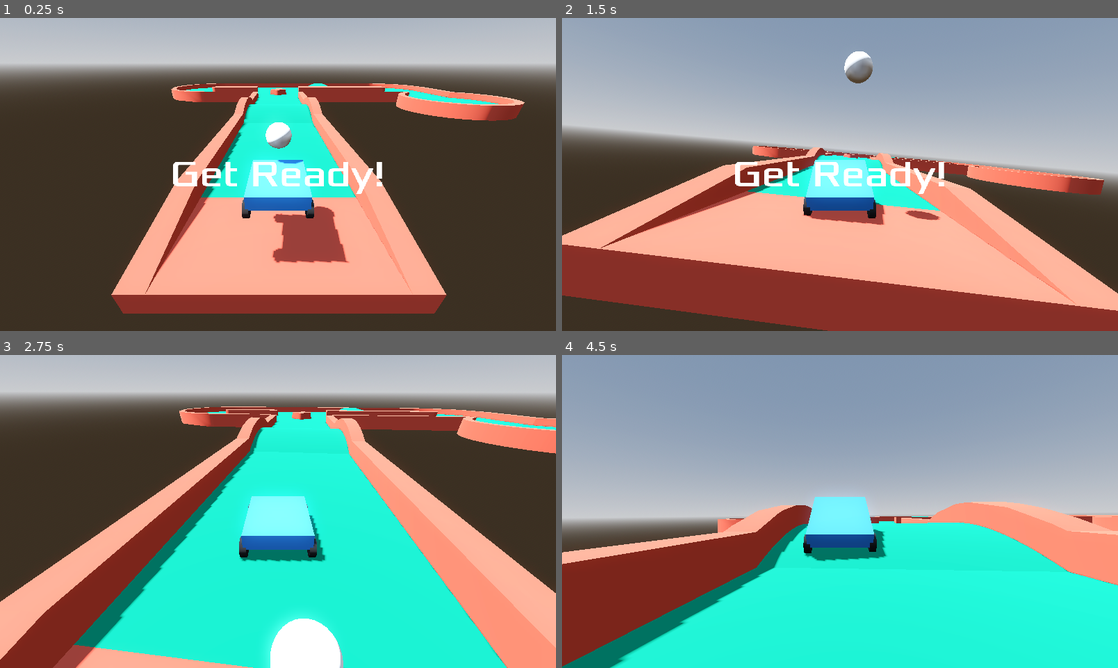
Above: before the commit, frames 1-4 (two rows, left to right).
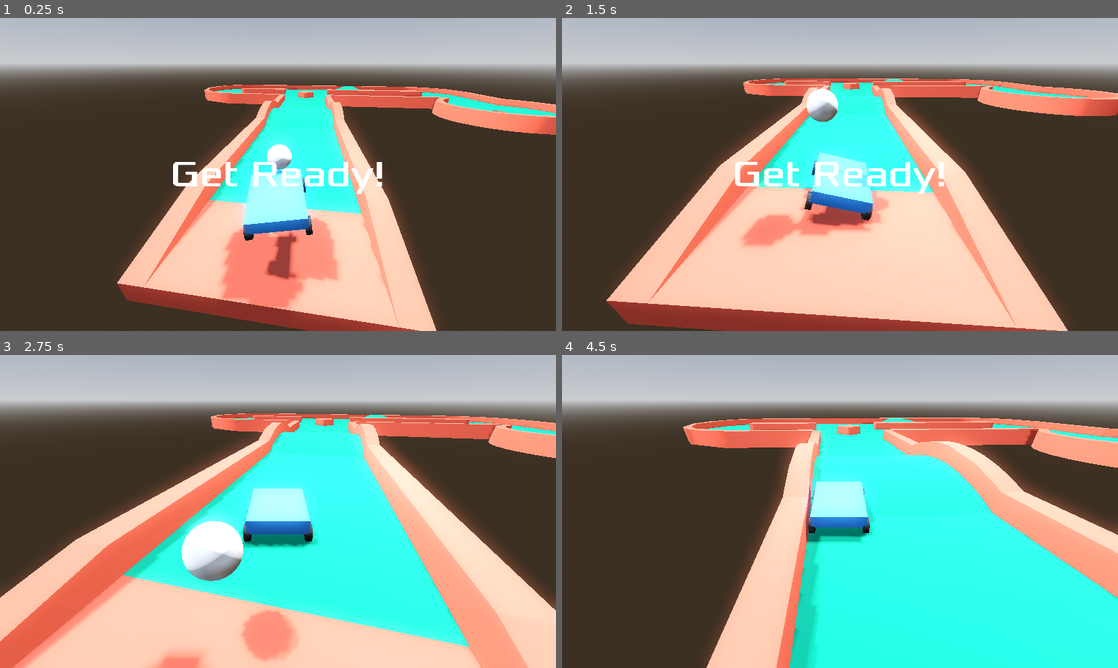
Above: after the commit, the same moments.

Repository: deecovan/v4-51-golf
Game: Godot game, scene res://Scenes/Main.tscn
The game is run twice, just before and just after one commit, with the same random seed, the same clock (stepped at 60 frames per second) and the same inputs.
Inputs (mouse positions are in pixels of both pictures, inside the frame that each line leads up to):
- Up to frame 1 (0.25 s): no input
- Up to frame 2 (1.5 s): move the mouse to (867, 174) at 0.52 s; hold Mouse wheel up (cam_zoom_in) 0.53-1.28 s; hold W (accelerate) from 0.53 s (still down); move the mouse to (812, 174) at 1.27 s; tap Mouse wheel down (cam_zoom_out) at 1.35 s
- Up to frame 3 (2.75 s): keep holding W (accelerate); move the mouse to (289, 505) at 2.02 s; hold Mouse wheel up (cam_zoom_in) from 2.03 s (still down)
- Up to frame 4 (4.5 s): keep holding W (accelerate); move the mouse to (834, 517) at 2.77 s; release Mouse wheel up (cam_zoom_in) at 2.78 s; tap Mouse wheel down (cam_zoom_out) at 2.85, 4.35 s; move the mouse to (878, 514) at 3.52 s; hold Mouse wheel up (cam_zoom_in) 3.53-4.28 s; move the mouse to (795, 508) at 4.27 s

The runs differ from the first frame. In frame 1, 29% of the frame differs, in the area x 20-100%, y 20-100%; in frame 2, 83%, in the area x 0-100%, y 0-100%; in frame 3, 60%; in frame 4, 79%.

Commit message:
Add Center of mass Juicy Export testing version

Diff:
--- a/Project/Scenes/Main.tscn
+++ b/Project/Scenes/Main.tscn
@@ -32,7 +32,15 @@
 
 [node name="DirectionalLight3D" type="DirectionalLight3D" parent="."]
 transform = Transform3D(-0.104528, 0.861281, -0.497261, 0, 0.5, 0.866025, 0.994522, 0.0905242, -0.0522642, 200, 200, 200)
+light_color = Color(0.73859, 0.73859, 0.73859, 1)
+light_energy = 0.6
+light_indirect_energy = 0.8
+light_specular = 2.0
 shadow_enabled = true
+shadow_transmittance_bias = 0.1
+shadow_blur = 2.0
+directional_shadow_split_3 = 0.4
+directional_shadow_blend_splits = true
 
 [node name="Course" type="GridMap" parent="."]
 mesh_library = ExtResource("2_kln2b")
@@ -50,18 +58,20 @@
 shape = SubResource("CylinderShape3D_pbw6q")
 debug_color = Color(1, 0, 1, 0.419608)
 
+[node name="UI" parent="." instance=ExtResource("4_rgh2o")]
+
 [node name="Tee" type="Marker3D" parent="."]
-transform = Transform3D(1, 0, 0, 0, 1, 0, 0, 0, 1, -5, 5.38639, -4)
+transform = Transform3D(1, 0, 0, 0, 1, 0, 0, 0, 1, -5, 5, -4)
 
 [node name="Ball" parent="." instance=ExtResource("3_kln2b")]
+transform = Transform3D(1, 0, 0, 0, 1, 0, 0, 0, 1, -5, 5, -4)
 mass = 0.3
 
-[node name="UI" parent="." instance=ExtResource("4_rgh2o")]
-
 [node name="CameraGimbal" parent="." instance=ExtResource("6_v1gob")]
+transform = Transform3D(1, 0, -1.74846e-07, 0, 1, 0, 1.74846e-07, 0, 1, -5, 5, -4)
 
 [node name="Vehicle" parent="." instance=ExtResource("10_bmxlf")]
-transform = Transform3D(-1, 0, 8.74228e-08, 0, 1, 0, -8.74228e-08, 0, -1, -5.02633, 3.94586, -3.54959)
+transform = Transform3D(-1, 0, 8.74228e-08, 0, 1, 0, -8.74228e-08, 0, -1, -5, 4, -3.5)
 
 [connection signal="body_entered" from="Hole" to="." method="_on_hole_body_entered"]
 [connection signal="stopped" from="Ball" to="." method="_on_ball_stopped"]
--- a/Project/Scenes/camera_gimbal.tscn
+++ b/Project/Scenes/camera_gimbal.tscn
@@ -3,10 +3,26 @@
 [ext_resource type="Script" uid="uid://q8thn2hxpp14" path="res://Scripts/camera_gimbal.gd" id="1_31ixn"]
 
 [node name="CameraGimbal" type="Node3D"]
+transform = Transform3D(1, 0, -1.74846e-07, 0, 1, 0, 1.74846e-07, 0, 1, 0, 0, 0)
 script = ExtResource("1_31ixn")
 
 [node name="GimbalInner" type="Node3D" parent="."]
 transform = Transform3D(-1, 0, -8.74228e-08, 0, 1, 0, 8.74228e-08, 0, -1, 0, 0, 0)
 
+[node name="OmniLight3D" type="OmniLight3D" parent="GimbalInner"]
+transform = Transform3D(-1, 0, 8.74228e-08, 0, 1, 0, -8.74228e-08, 0, -1, 16.7616, 53.7779, 9.3228)
+light_energy = 6.0
+light_indirect_energy = 8.0
+light_volumetric_fog_energy = 12.0
+light_specular = 1.0
+shadow_enabled = true
+shadow_normal_bias = 2.0
+shadow_transmittance_bias = 0.1
+shadow_blur = 4.0
+distance_fade_enabled = true
+distance_fade_begin = 10.0
+distance_fade_length = 40.0
+omni_range = 80.0
+
 [node name="Camera3D" type="Camera3D" parent="GimbalInner"]
 transform = Transform3D(1, 0, 0, 0, 1, 0, 0, 0, 1, 2.08165e-12, 2.08165e-12, 40.7819)
--- a/Project/Scripts/Main.gd
+++ b/Project/Scripts/Main.gd
@@ -1,6 +1,7 @@
 extends Node3D
 
 @export var mouse_sensitivity = 150
+@export var camera_lerp = 5
 
 func _ready():
 	Input.mouse_mode = Input.MOUSE_MODE_CAPTURED
@@ -11,11 +12,12 @@
 func _input(_event):
 	use_main_controls(_event)
 
-func _process(_delta):
+func _process(delta):
 	if Input.mouse_mode == Input.MOUSE_MODE_VISIBLE:
 		return
-	$CameraGimbal.position = $Vehicle.position
-	$CameraGimbal.rotation = $Vehicle.rotation
+	$CameraGimbal.position = $CameraGimbal.position.lerp(
+		$Vehicle.position, delta * camera_lerp)
+	$CameraGimbal.rotation.y = $Vehicle.rotation.y
 
 ## Functions
 
--- a/Project/Scripts/Vehicle.gd
+++ b/Project/Scripts/Vehicle.gd
@@ -25,6 +25,8 @@
 	## Backward for understeer but less rear slip
 	center_of_mass_mode = RigidBody3D.CENTER_OF_MASS_MODE_CUSTOM
 	center_of_mass = $CenterOfMass.position
+	## Randomize initial rotation
+	rotation = randomis(rotation, PI)
 
 func _process(delta: float) -> void:
 	steering = move_toward(
@@ -36,3 +38,7 @@
 	## Car fell off course!
 	if position.y < -20:
 		get_parent().reload_scene("Car is out! Reloading...")
+
+func randomis(v: Vector3, mult) -> Vector3:
+	return v + mult * Vector3(
+		(randf()-0.49)/10,(randf()-0.49)/10,(randf()-0.49)/10)
Not shown, changed: README.MD
